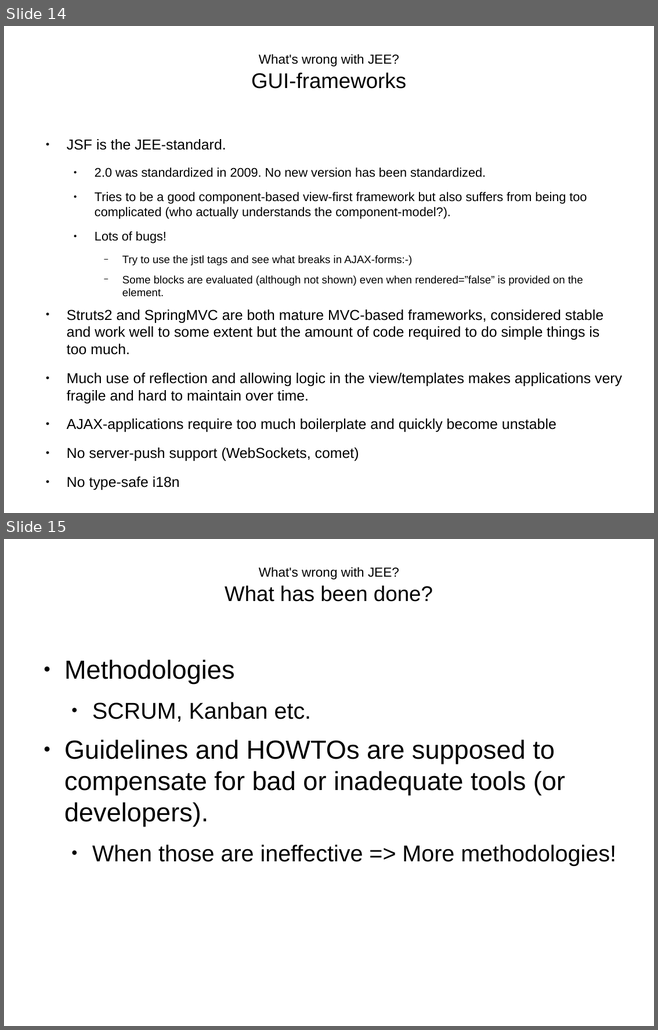
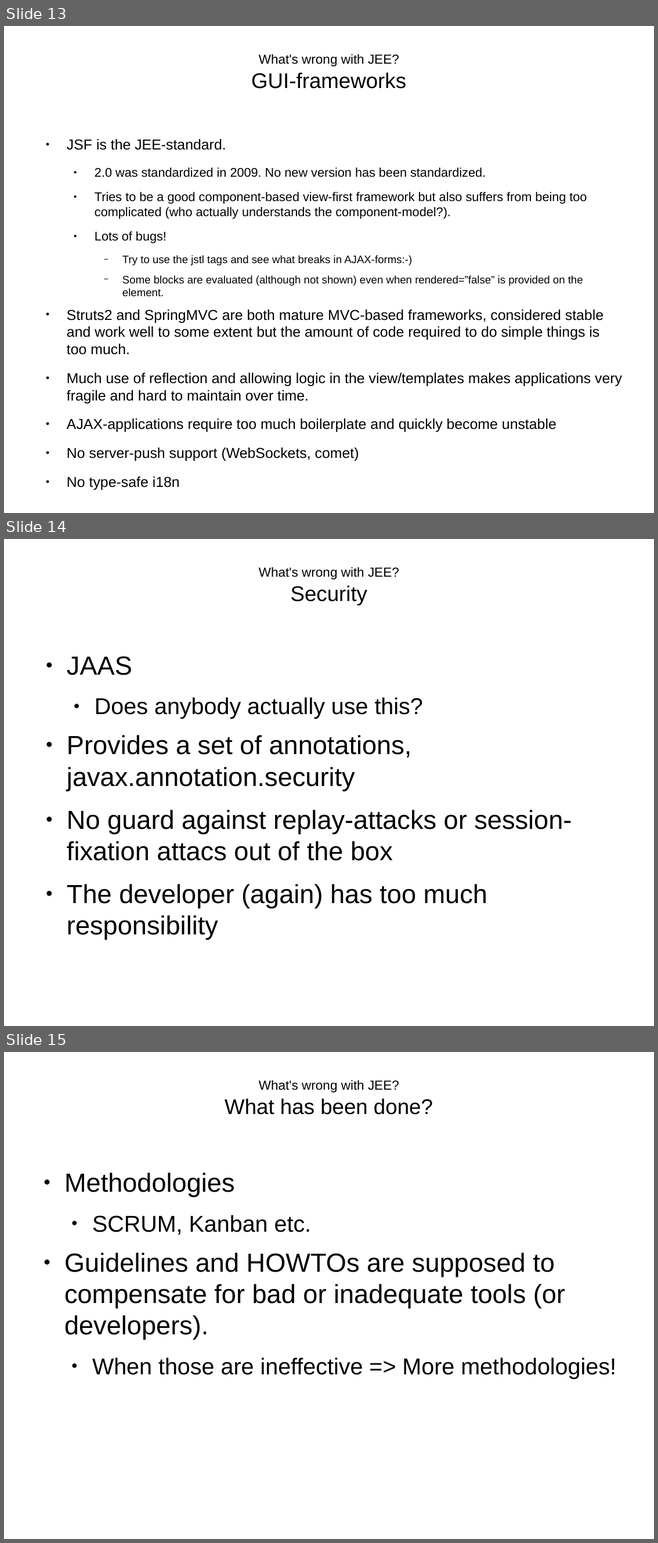
Before and after one commit to andreak/slol-2011, a slide deck: Scala-LiftOff-2011-lift-from-jee-perspective.odp. Shown one above the other, each under a label of ours: slides 14 and 15 before the commit, slides 13, 14 and 15 after it. The pictures are 658x1030 and 658x1543 pixels, drawn with LibreOffice and Linux fonts; fonts in the diff are those of the drawing. Boxes give left, top, right and bottom in pixels: in the first picture for what was removed or moved away, otherwise in the second. Text is boxed around its words. In the diff, an @@ line names an element or a change of style, - is before the commit and + after.

```diff
--- a/Scala-LiftOff-2011-lift-from-jee-perspective.odp
+++ b/Scala-LiftOff-2011-lift-from-jee-perspective.odp
@@ slide 14 added at (4,539,654,1026), background #FFFFFF @@
@@ title added at (259,567,399,605), 16 pt, text #000000 @@
+What's wrong with JEE?
+Security
@@ text added at (67,656,571,908), 32 pt, text #000000 @@
+● JAAS
+  ● Does anybody actually use this?
+● Provides a set of annotations, javax.annotation.security
+● No guard against replay-attacks or session-fixation attacs out of the box
+● The developer (again) has too much responsibility
@@ what was slide 14 is now slide 13 @@
```
Also in this commit, not shown: 6 slides changed, 5 other slides added, 1 slide removed.
